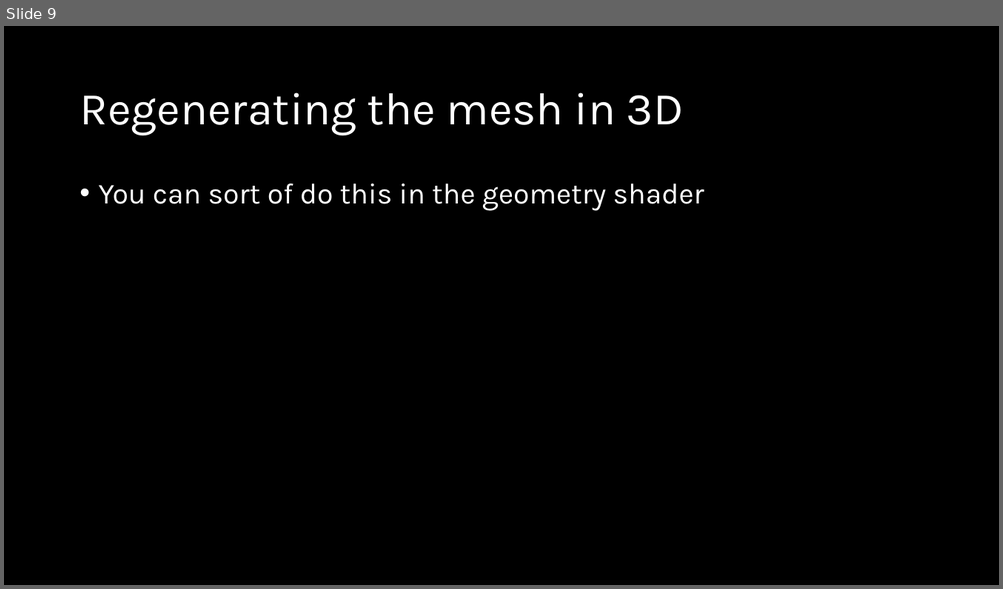
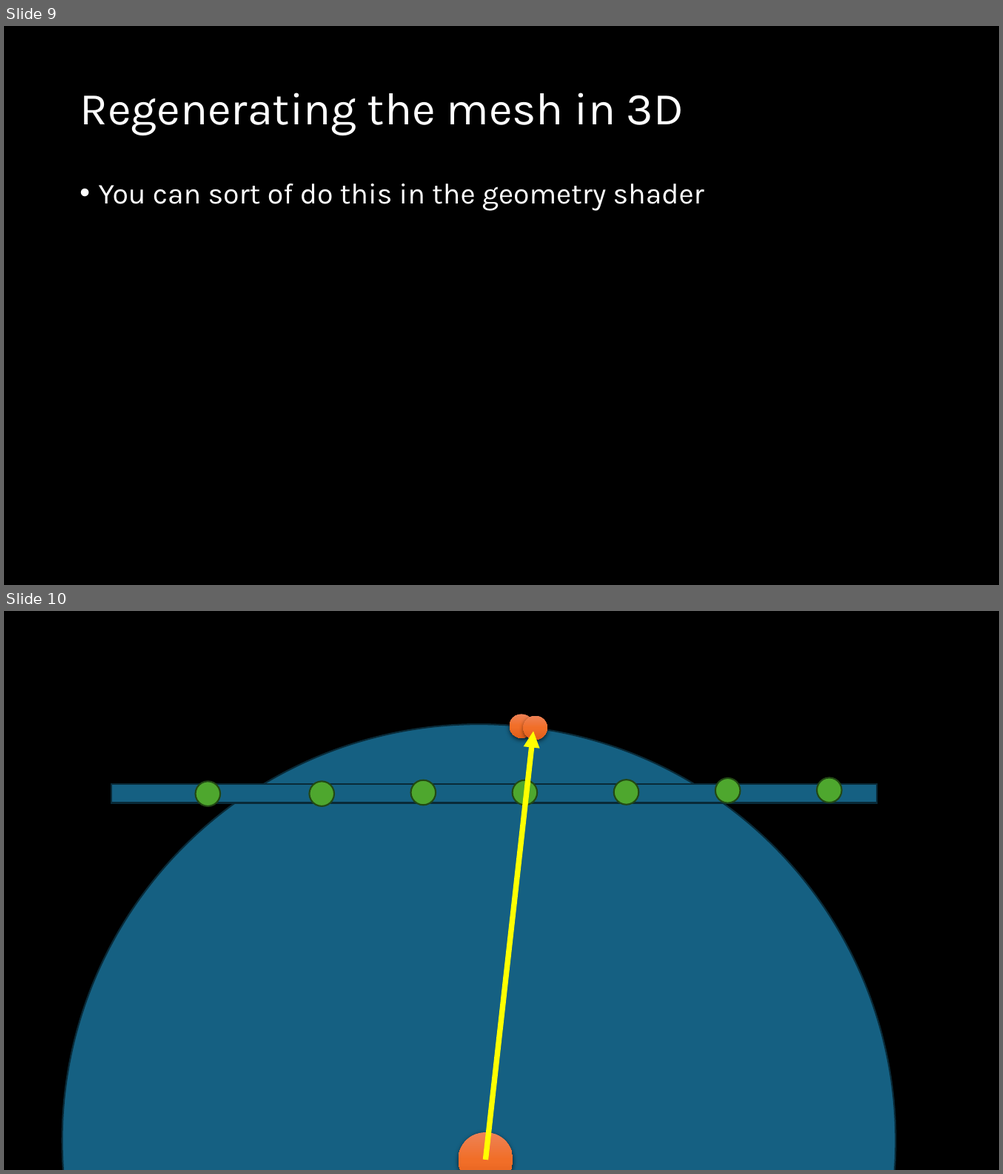
Before and after one commit to FeeneyCodes/GDP202425, a slide deck: 6022_Phys_2_(2025)/Day2Day/W02/Vertlet integration.pptx. Shown one above the other, each under a label of ours: slide 9 before the commit, slides 9 and 10 after it. The pictures are 1003x589 and 1003x1174 pixels, drawn with LibreOffice and Linux fonts; fonts in the diff are those of the drawing. Boxes give left, top, right and bottom in pixels: in the first picture for what was removed or moved away, otherwise in the second. Text is boxed around its words. In the diff, an @@ line names an element or a change of style, - is before the commit and + after.

```diff
--- a/6022_Phys_2_(2025)/Day2Day/W02/Vertlet integration.pptx
+++ b/6022_Phys_2_(2025)/Day2Day/W02/Vertlet integration.pptx
@@ slide 10 added at (x1=4, y1=611, x2=999, y2=1170), background #000000 @@
@@ group added at (x1=62, y1=714, x2=896, y2=1170): 4 ellipses @@
@@ arrow added from (485, 1160) to (533, 731), #FFFF00 5.25 pt @@
@@ group added at (x1=111, y1=778, x2=877, y2=806): 7 ellipses, 1 rectangle @@
```
Also in this commit, not shown: 4 other files.
